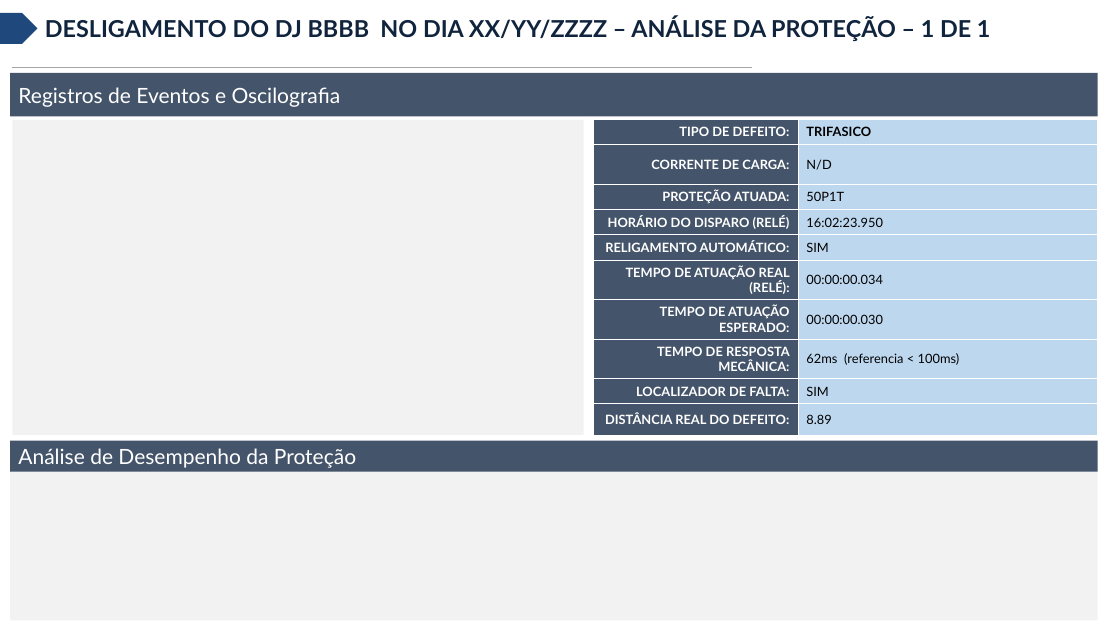
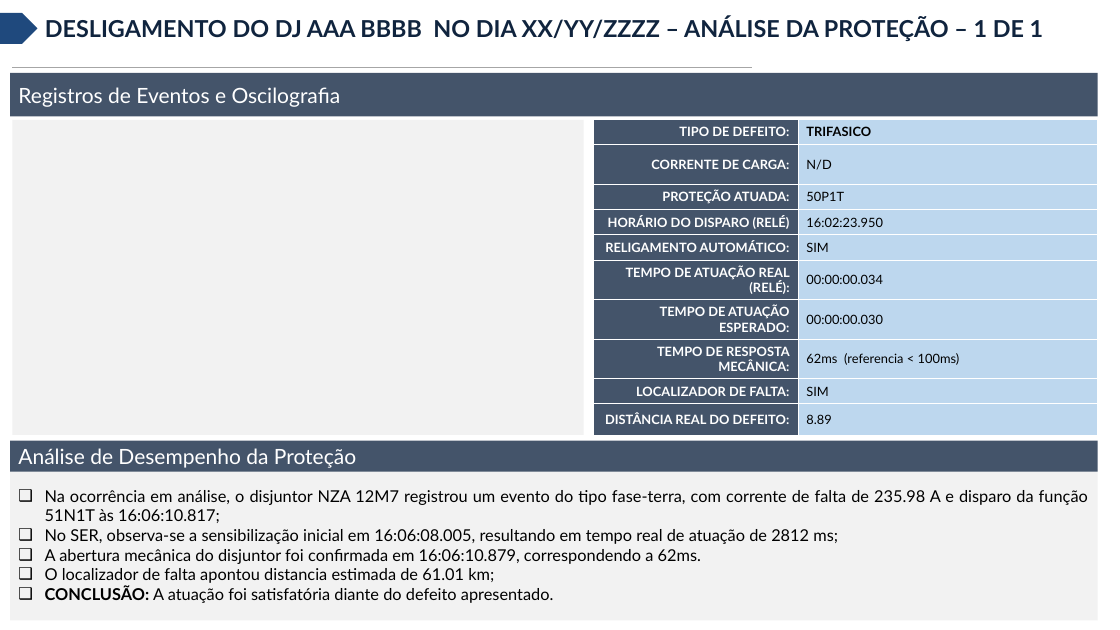
Before and after one commit to Wylque/Python_RelatorioAT, a slide deck: slide 2 of MODELO PPT/ANA AT XXX-26 - AAA BBBB - 01.04.2026.pptx. Drawn at 1120x630 pixels with LibreOffice and Linux fonts; fonts in the diff are those of the drawing. Boxes give left, top, right and bottom in pixels: in the first picture for what was removed or moved away, otherwise in the second. Text is boxed around its words. In the diff, an @@ line names an element or a change of style, - is before the commit and + after.

Commit message:
atualizado comentários em Análise de Desempenho da Proteção

```diff
--- a/MODELO PPT/ANA AT XXX-26 - AAA BBBB - 01.04.2026.pptx
+++ b/MODELO PPT/ANA AT XXX-26 - AAA BBBB - 01.04.2026.pptx
@@ text at (45,17,1044,41): text changed @@
-DESLIGAMENTO DO DJ BBBB NO DIA XX/YY/ZZZZ – ANÁLISE DA PROTEÇÃO – 1 DE 1
+DESLIGAMENTO DO DJ AAA BBBB NO DIA XX/YY/ZZZZ – ANÁLISE DA PROTEÇÃO – 1 DE 1
@@ text in rectangle at (45,490,1088,603): text added @@
+❑ Na ocorrência em análise, o disjuntor NZA 12M7 registrou um evento do tipo fase-terra, com corrente de falta de 235.98 A e disparo da função 51N1T às 16:06:10.817;
+❑ No SER, observa-se a sensibilização inicial em 16:06:08.005, resultando em tempo real de atuação de 2812 ms;
+❑ A abertura mecânica do disjuntor foi confirmada em 16:06:10.879, correspondendo a 62ms.
+❑ O localizador de falta apontou distancia estimada de 61.01 km;
+❑ CONCLUSÃO: A atuação foi satisfatória diante do defeito apresentado.
```
Also in this commit, not shown: 1 other file.
